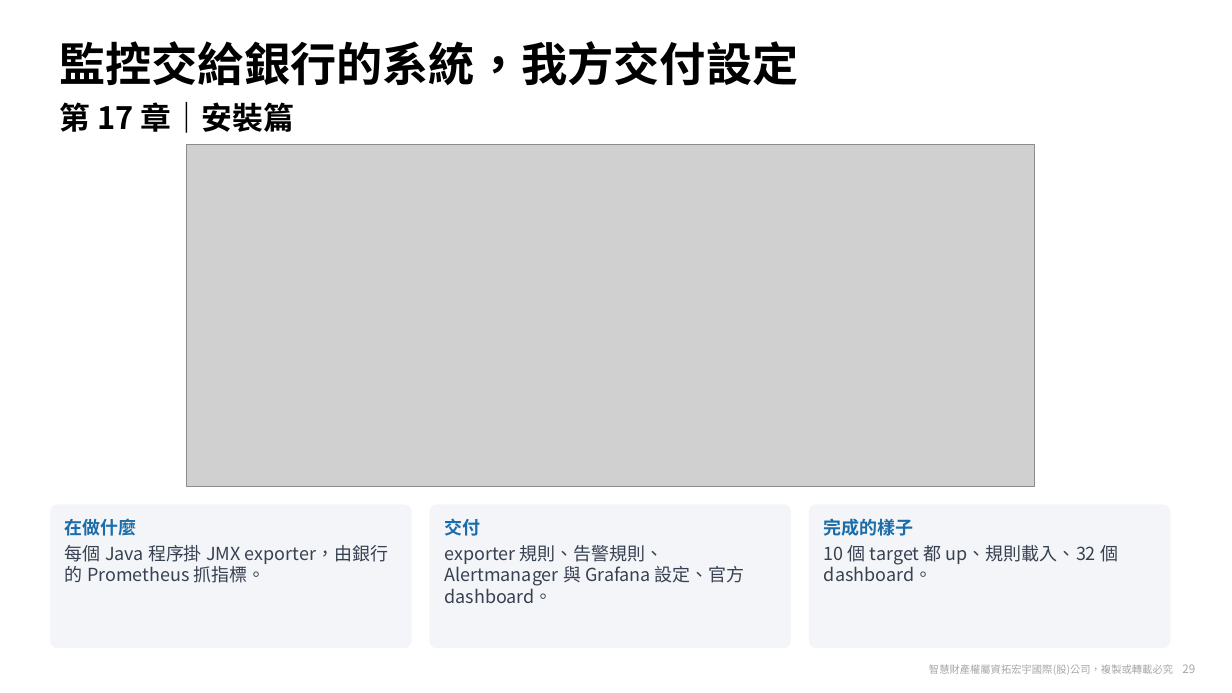
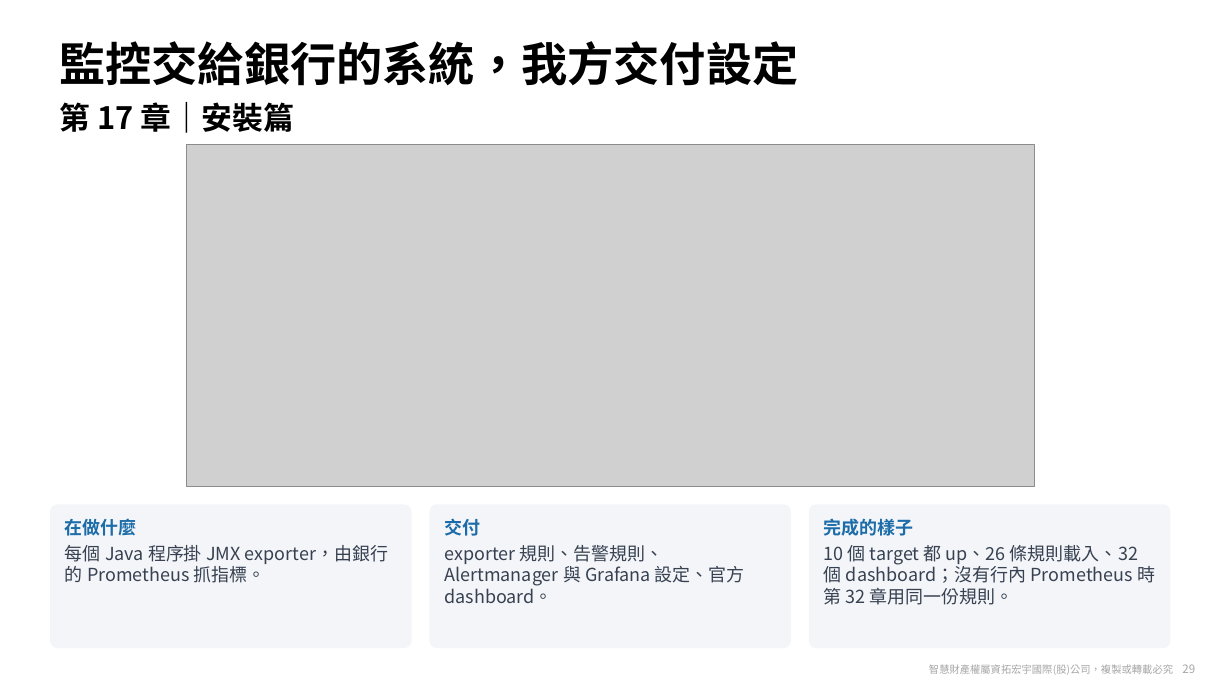
Before and after one commit to zxc81906119/kafka_install_ops, a slide deck: slide 29 of docs/Confluent-手冊導覽.pptx. Drawn at 1232x693 pixels with LibreOffice and Linux fonts; fonts in the diff are those of the drawing; grey boxes stand for pictures; background and template pictures are left out. Boxes give left, top, right and bottom in pixels: in the first picture for what was removed or moved away, otherwise in the second. Text is boxed around its words. In the diff, an @@ line names an element or a change of style, - is before the commit and + after.

```diff
--- a/docs/Confluent-手冊導覽.pptx
+++ b/docs/Confluent-手冊導覽.pptx
@@ text in rounded rectangle at (824, 545, 1155, 605): text changed @@
-10 個 target 都 up、規則載入、32 個 dashboard。
+10 個 target 都 up、26 條規則載入、32 個 dashboard；沒有行內 Prometheus 時第 32 章用同一份規則。
```
Also in this commit, not shown: 7 other files.
